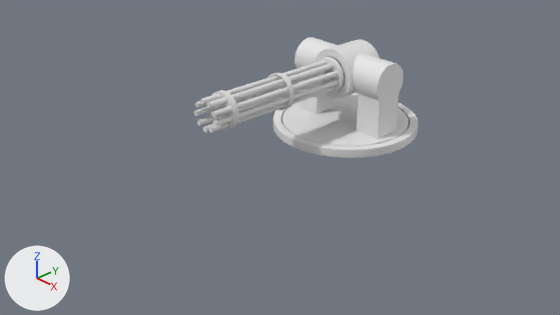
An edit to the Blender file BlenderFundamentals/AnimationFundamentals_003.blend, drawn before and after from the same camera.
One viewpoint serves both versions: the file's camera 'Camera'. Arrows for +X, +Y and +Z are at lower left; the lights stay in place.

Names of what the first picture shows: 'Cylinder.002_Cylinder.006', 'Cylinder.003', 'Cylinder.004', 'Cylinder.005_Cylinder.007', 'Cylinder.006_Cylinder.008', 'Cylinder.008_Cylinder.010'.
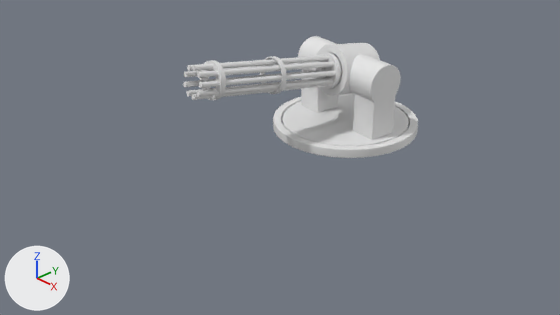
ob_barrel is not drawn itself; it is the parent of ob_cylinder, ob_cylinder_003, ob_cylinder_004, ob_cylinder_001_cylinder_005, ob_emitter_cylinder_002.
ob_turret is not drawn itself; it is the parent of ob_cylinder_002_cylinder_006, ob_barrel.
ob_base is not drawn itself; it is the parent of ob_cylinder_005_cylinder_007, ob_cylinder_006_cylinder_008, ob_turret.

What differs and where, as boxes [x1, y1, x2, y2] in the pictures (560 x 315 px):
'Cylinder.004', turned, moved: before [196, 57, 345, 133]; after [186, 55, 342, 100]
'Cylinder.005_Cylinder.007', turned: before [295, 37, 403, 139]; after [298, 36, 401, 140]
'Cylinder.006_Cylinder.008', turned: [282, 95, 409, 146] in both
'Cylinder.002_Cylinder.006', moved, turned: before [314, 39, 379, 99]; after [316, 43, 380, 96]
'Cylinder.003', turned, moved: before [210, 90, 239, 130]; after [200, 60, 226, 100]
'Cylinder.001_Cylinder.005', turned, moved: before [316, 57, 344, 93]; after [314, 53, 341, 88]
'Cylinder', turned, moved: before [266, 73, 294, 110]; after [260, 56, 287, 94]
'emitter_Cylinder.002', turned, moved: before [194, 99, 216, 133]; after [183, 65, 202, 100]

The change, as a list of edits to the scene's bpy script:
```text
Change ob_barrel:
    ob_barrel.rotation_euler: (1.571, -41.98, 0.0) -> (1.571, 0.25, 0.0)  # degrees (90, 115, 0) -> degrees (90, 14, 0)
Change ob_turret:
    remove ob_turret.parent = ob_base
    remove ob_turret.matrix_parent_inverse = Matrix(((0.72, 0.0, 0.0, 0.0), (0.0, 0.0, 0.72, -0.165), (0.0, -0.72, 0.0, 1.007), (0.0, 0.0, 0.0, 1.0)))
    ob_turret.location: (0.0, 1.399, 0.945) -> (-0.0000787, 1.399, 0.945)
    ob_turret.rotation_euler: (-0.0107, 0.0, 0.0) -> (-0.148, 0.0, -0.113)  # degrees (-0.6, 0, 0) -> degrees (-8.5, 0, -6.5)
Change ob_base:
    ob_base.rotation_euler: (1.571, 0.0, 0.0) -> (1.571, 0.0, -0.113)  # degrees (90, 0, 0) -> degrees (90, 0, -6.5)
```
